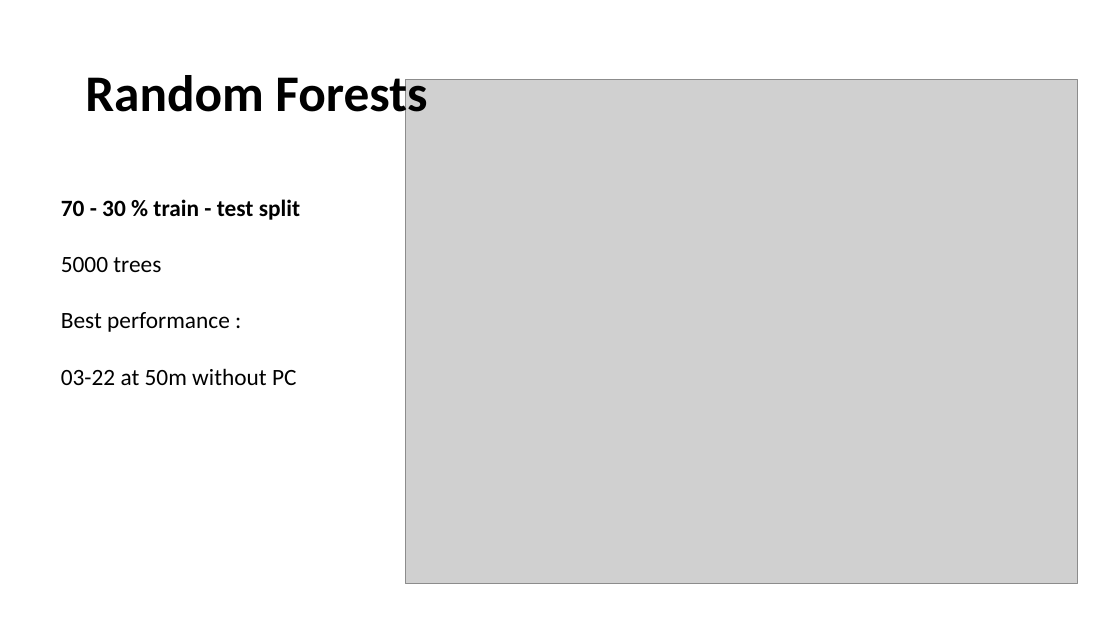
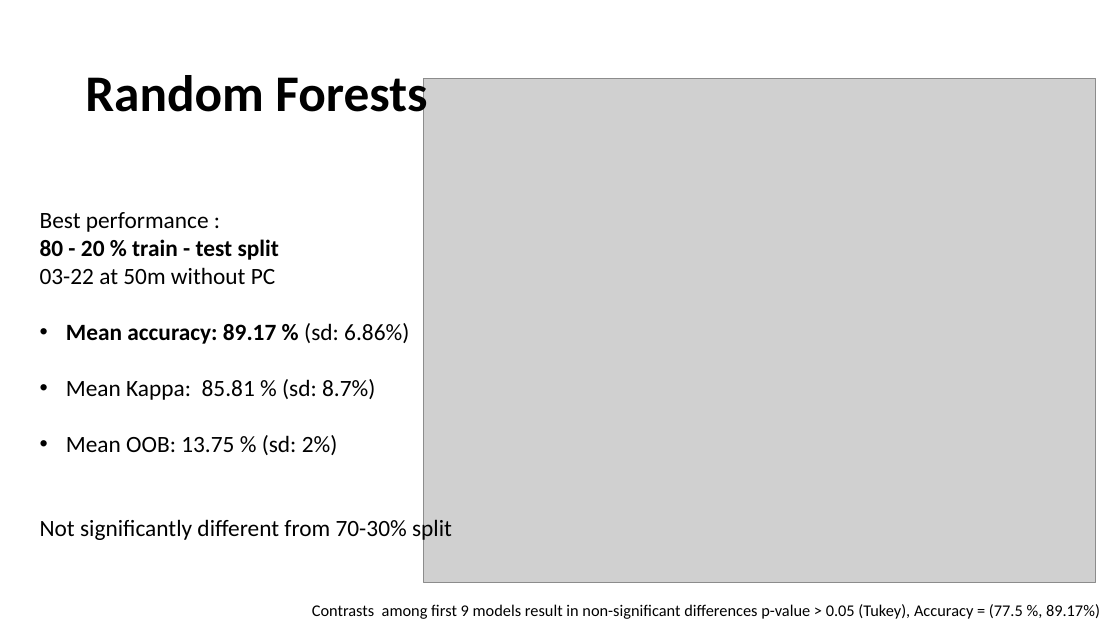
Before and after one commit to jaureguijara/DENSIPLANT_analysis, a slide deck: slide 19 of outputs/summary.pptx (slide 17 before the commit). Drawn at 1120x630 pixels with LibreOffice and Linux fonts; fonts in the diff are those of the drawing; grey boxes stand for pictures. Boxes give left, top, right and bottom in pixels: in the first picture for what was removed or moved away, otherwise in the second. Text is boxed around its words. In the diff, an @@ line names an element or a change of style, - is before the commit and + after.

```diff
--- a/outputs/summary.pptx
+++ b/outputs/summary.pptx
@@ picture: place and size @@
-picture at [406, 80, 1078, 584]
+picture at [424, 78, 1096, 582]
@@ text removed at [61, 199, 300, 385] @@
-70 - 30 % train - test split
-5000 trees
-Best performance :
-03-22 at 50m without PC
@@ text added at [40, 212, 452, 543], 20 pt, text #000000 @@
+Best performance :
+80 - 20 % train - test split
+03-22 at 50m without PC
+• Mean accuracy: 89.17 % (sd: 6.86%)
+• Mean Kappa: 85.81 % (sd: 8.7%)
+• Mean OOB: 13.75 % (sd: 2%)
+Not significantly different from 70-30% split
@@ text added at [312, 604, 1100, 619], 14 pt, text #000000 @@
+Contrasts among first 9 models result in non-significant differences p-value > 0.05 (Tukey), Accuracy = (77.5 %, 89.17%)
```
Also in this commit, not shown: 6 other slides changed, 2 slides added, 47 other files.
